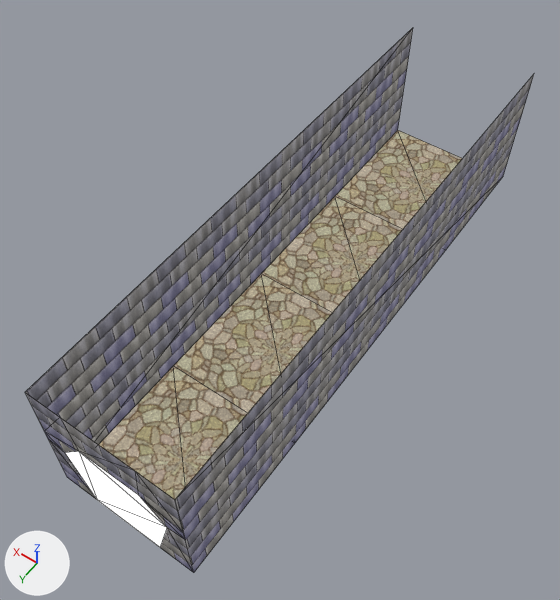
The glTF model assets/3dmodels/scene_0.glb as it was, and as the next commit left it.
Before and after are seen from a camera (50 mm lens) standing at (-10.6, 14.6, 26.5) and looking at (0.6, -1.0, 2.0). Every picture has the same lights, and +X, +Y and +Z are marked at lower left. Mesh edges are drawn as thin lines. Vertices at the same position are counted once.

In view in the first picture: 'scene_0_floor_mesh', 'scene_0_invisible_mesh', 'scene_0_wall_mesh'.
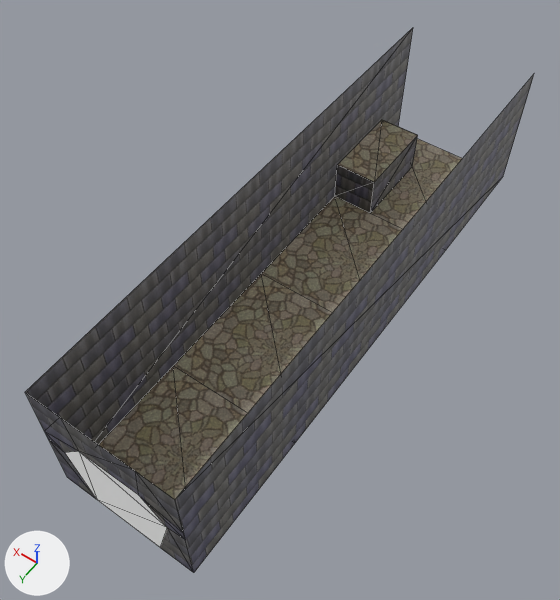
The change, as a list of edits to the scene's bpy script:
```text
Change mat_material:
    where n0 = _N.new('ShaderNodeBsdfPrincipled'); n0.name = 'Principled BSDF'
    remove n0.inputs[0].default_value = (0.0, 0.0, 0.0, 1.0)  # 'Base Color', black #000000
    remove n0.inputs[1].default_value = 1.0  # 'Metallic'
    remove n0.inputs[2].default_value = 1.0  # 'Roughness'
    remove n0.inputs[28].default_value = 1.0  # 'Emission Strength'
    where n2 = _N.new('ShaderNodeTexImage'); n2.name = 'Image Texture'
    remove _L.new(n2.outputs[0], n0.inputs[27])  # 'Color' to 'Emission Color'
    add _L.new(n2.outputs[0], n0.inputs[0])  # 'Color' to 'Base Color'
Change mat_material_002:
    remove mat_material_002.emission_strength = 1.0
Change mat_material_001:
    where n0 = _N.new('ShaderNodeBsdfPrincipled'); n0.name = 'Principled BSDF'
    remove n0.inputs[0].default_value = (0.0, 0.0, 0.0, 1.0)  # 'Base Color', black #000000
    remove n0.inputs[1].default_value = 1.0  # 'Metallic'
    remove n0.inputs[2].default_value = 1.0  # 'Roughness'
    remove n0.inputs[28].default_value = 1.0  # 'Emission Strength'
    where n2 = _N.new('ShaderNodeTexImage'); n2.name = 'Image Texture'
    remove _L.new(n2.outputs[0], n0.inputs[27])  # 'Color' to 'Emission Color'
    add _L.new(n2.outputs[0], n0.inputs[0])  # 'Color' to 'Base Color'
Change me_scene_0_floor_mesh:
    used by ob_scene_0_floor_mesh; location = (0.0, 0.0, 0.0)
    verts and faces of me_scene_0_floor_mesh; kept vertices keep their numbers, new ones are numbered from 10
    remove me_scene_0_floor_mesh.from_pydata(...)  # 10 vertices, 8 faces; spans x -3.0..3.0, y -15.0..9.0, z 0.0
    add me_scene_0_floor_mesh.from_pydata(...)  # 14 vertices, 10 faces; spans x -3.0..3.0, y -15.0..9.0, z 0.0..2.0
    me_scene_0_floor_mesh part 1
    add verts[10] = (3.0, -9.0, 2.0)  # pixel (337, 164)
    add verts[11] = (3.0, -13.0, 2.0)  # pixel (381, 119)
    add verts[12] = (1.0, -9.0, 2.0)  # pixel (374, 182)
    add verts[13] = (1.0, -13.0, 2.0)  # pixel (417, 135)
    add faces += [(11, 12, 13), (10, 12, 11)]
Change me_scene_0_wall_vertex:
    used by ob_scene_0_wall_mesh; location = (0.0, 0.0, 0.0)
    verts and faces of me_scene_0_wall_vertex; kept vertices keep their numbers, new ones are numbered from 24
    remove me_scene_0_wall_vertex.from_pydata(...)  # 24 vertices, 18 faces; spans x -3.0..3.0, y -15.0..9.0, z 0.0..6.0
    add me_scene_0_wall_vertex.from_pydata(...)  # 32 vertices, 24 faces; spans x -3.0..3.0, y -15.0..9.0, z 0.0..6.0
    me_scene_0_wall_vertex part 2
    add verts[24] = (1.0, -9.0, 0.0)  # pixel (370, 213)
    add verts[25] = (1.0, -9.0, 2.0)  # pixel (374, 182)
    add verts[26] = (1.0, -13.0, 0.0)  # pixel (412, 166)
    add verts[27] = (1.0, -13.0, 2.0)  # pixel (417, 135)
    add for new, old in zip([*range(28, 32)], [*range(24, 28)]): verts[new] = verts[old] + (2.0, 0.0, 0.0)
    add faces += [(24, 27, 25), (24, 26, 27), (26, 31, 27), (26, 30, 31), (25, 29, 28), (24, 25, 28)]
```

Changed parts and their boxes [x1, y1, x2, y2] in the pictures (560 x 600 px):
'scene_0_wall_mesh', recoloured, reshaped
    both: [25, 28, 534, 573]
'scene_0_floor_mesh', recoloured, reshaped (beige to brown)
    before: [99, 130, 463, 500]
    after: [99, 120, 463, 500]
'scene_0_invisible_mesh', surface changed (white to grey)
    both: [66, 451, 167, 547]
part 1 of me_scene_0_floor_mesh, added (brown)
    after: [338, 120, 417, 182]
part 2 of me_scene_0_wall_vertex, added
    after: [335, 124, 418, 213]
